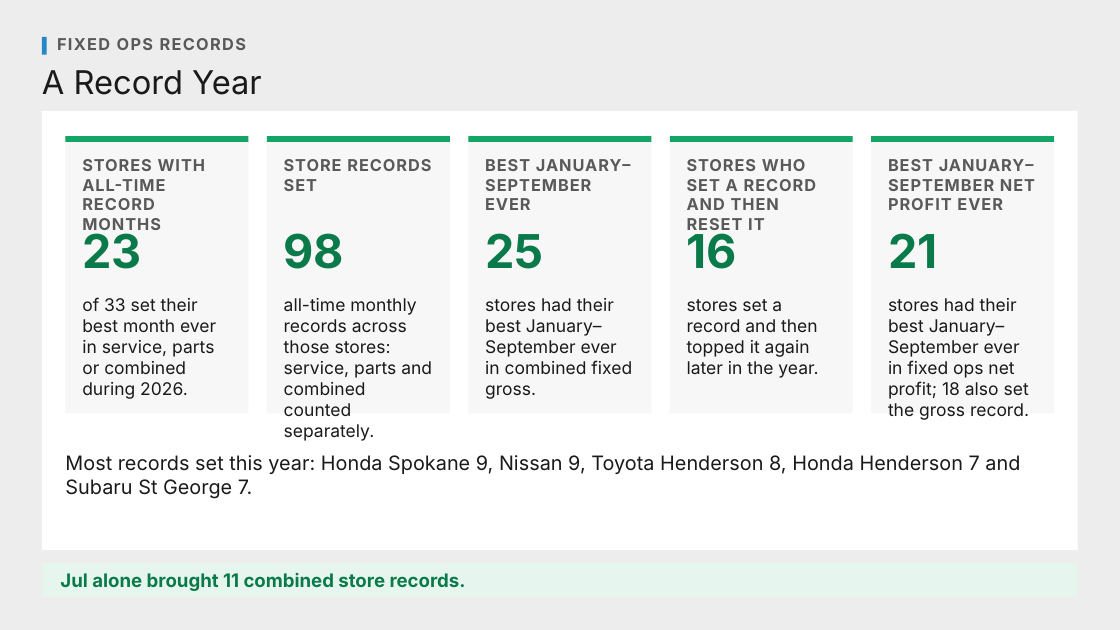
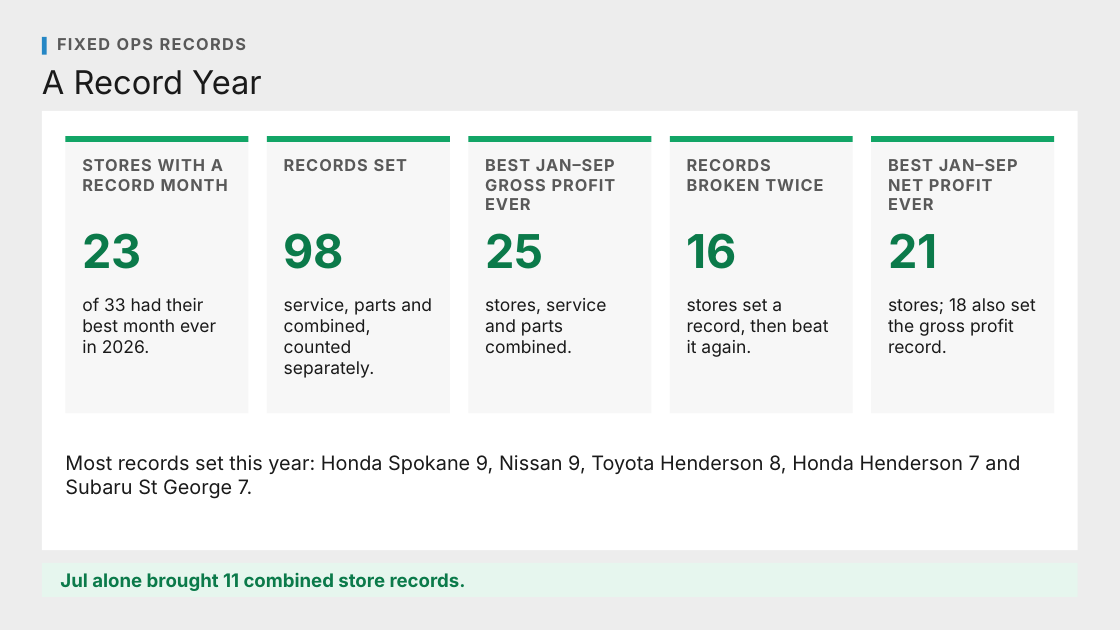
Before and after one commit to Ndresner/Noah, a slide deck: slide 1 of day2-deck/decks/Store Records with Net - Review.pptx. Drawn at 1120x630 pixels with LibreOffice and Linux fonts; fonts in the diff are those of the drawing. Boxes give left, top, right and bottom in pixels: in the first picture for what was removed or moved away, otherwise in the second. Text is boxed around its words. In the diff, an @@ line names an element or a change of style, - is before the commit and + after.

```diff
--- a/day2-deck/decks/Store Records with Net - Review.pptx
+++ b/day2-deck/decks/Store Records with Net - Review.pptx
@@ text at bbox=[82, 159, 228, 191]: text changed @@
-STORES WITH ALL-TIME RECORD MONTHS
+STORES WITH A RECORD MONTH
@@ text at bbox=[284, 159, 407, 171]: text changed @@
-STORE RECORDS SET
+RECORDS SET
@@ text at bbox=[485, 159, 616, 210]: text changed @@
-BEST JANUARY–SEPTEMBER EVER
+BEST JAN–SEP GROSS PROFIT EVER
@@ text at bbox=[687, 159, 823, 191]: text changed @@
-STORES WHO SET A RECORD AND THEN RESET IT
+RECORDS BROKEN TWICE
@@ text at bbox=[888, 159, 1018, 210]: text changed @@
-BEST JANUARY–SEPTEMBER NET PROFIT EVER
+BEST JAN–SEP NET PROFIT EVER
@@ text at bbox=[82, 297, 216, 353]: text changed @@
-of 33 set their best month ever in service, parts or combined during 2026.
+of 33 had their best month ever in 2026.
@@ text at bbox=[284, 298, 432, 378]: text changed @@
-all-time monthly records across those stores: service, parts and combined counted separately.
+service, parts and combined, counted separately.
@@ text at bbox=[485, 298, 607, 353]: text changed @@
-stores had their best January–September ever in combined fixed gross.
+stores, service and parts combined.
@@ text at bbox=[687, 299, 829, 357]: text changed @@
-stores set a record and then topped it again later in the year.
+stores set a record, then beat it again.
@@ text at bbox=[888, 298, 1036, 353]: text changed @@
-stores had their best January–September ever in fixed ops net profit; 18 also set the gross record.
+stores; 18 also set the gross profit record.
```
Also in this commit, not shown: 2 other slides changed, 2 other files.
